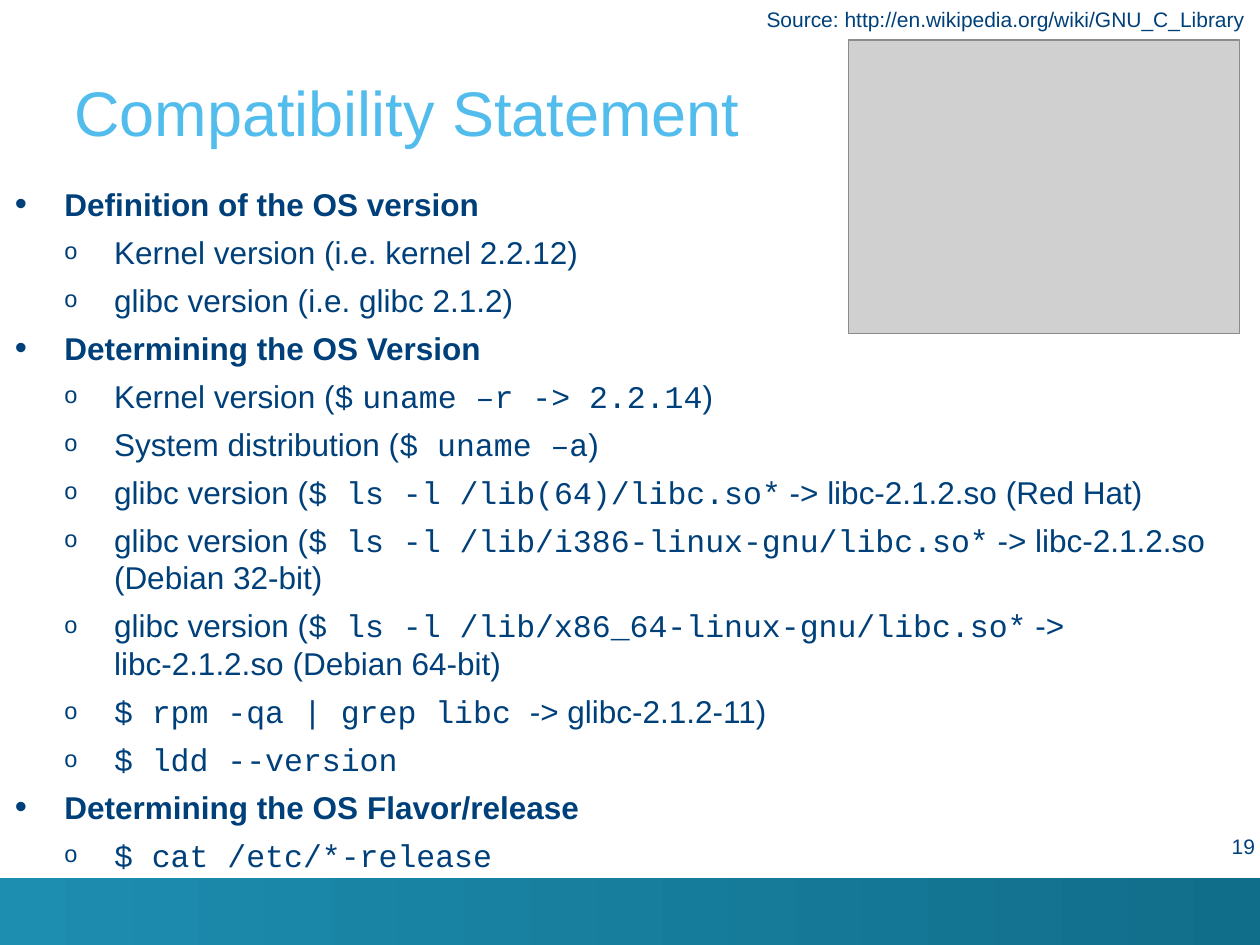
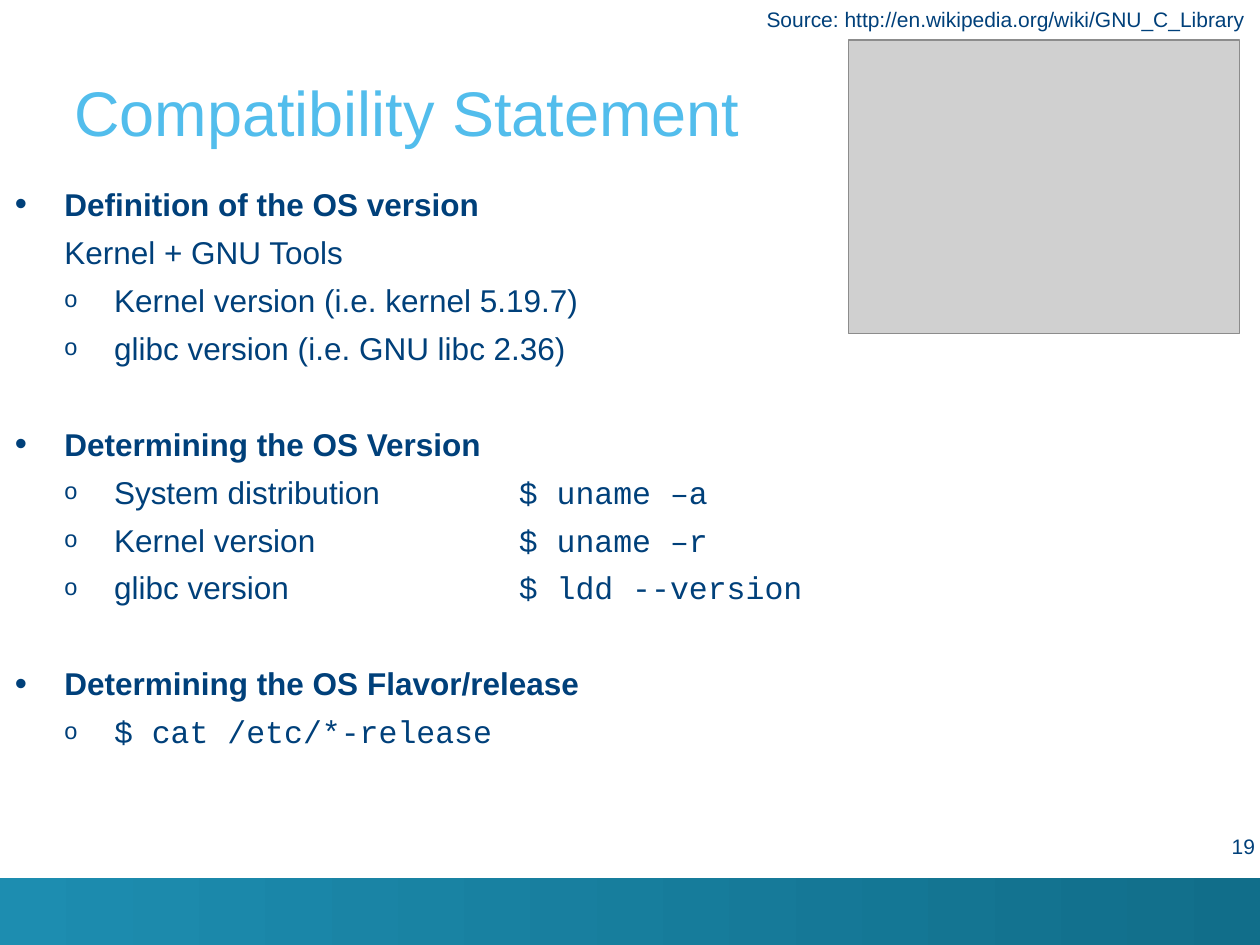
Before and after one commit to hpcleuven/Linux-intro, a slide deck: slide 19 of Linux-intro.pptx. Drawn at 1260x945 pixels with LibreOffice and Linux fonts; fonts in the diff are those of the drawing; grey boxes stand for pictures; background and template pictures are left out. Boxes give left, top, right and bottom in pixels: in the first picture for what was removed or moved away, otherwise in the second. Text is boxed around its words. In the diff, an @@ line names an element or a change of style, - is before the commit and + after.

```diff
--- a/Linux-intro.pptx
+++ b/Linux-intro.pptx
@@ text at [64, 241, 578, 366]: text changed @@
-  o Kernel version (i.e. kernel 2.2.12)
-  o glibc version (i.e. glibc 2.1.2)
+  Kernel + GNU Tools
+  o Kernel version (i.e. kernel 5.19.7)
+  o glibc version (i.e. GNU libc 2.36)
@@ text at [114, 481, 802, 605]: text changed @@
-  o Kernel version ($ uname –r -> 2.2.14)
-  o System distribution ($ uname –a)
-  o glibc version ($ ls -l /lib(64)/libc.so* -> libc-2.1.2.so (Red Hat)
-  o glibc version ($ ls -l /lib/i386-linux-gnu/libc.so* -> libc-2.1.2.so (Debian 32-bit)
-  o glibc version ($ ls -l /lib/x86_64-linux-gnu/libc.so* -> libc-2.1.2.so (Debian 64-bit)
-  o $ rpm -qa | grep libc -> glibc-2.1.2-11)
-  o $ ldd --version
+  o System distribution $ uname –a
+  o Kernel version $ uname –r
+  o glibc version $ ldd --version
```
Also in this commit, not shown: 14 other slides changed, 8 slides removed, 3 other files.
